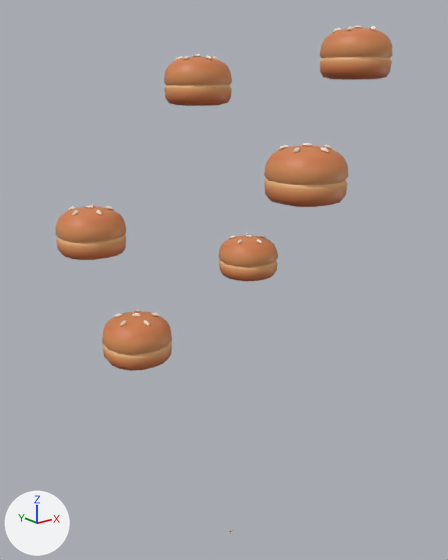
Before and after pictures for a commit that changed the Blender file art_models/tree2bun1.blend.
One viewpoint serves both versions: a 50 mm lens placed at (-4.09, -4.98, 5.32), pointed at (-0.15, -0.05, 3.35). Every picture has the same lights, and +X, +Y and +Z are marked at lower left. The first picture is the older version.

In view in the first picture: 'food_ingredient_bun_Cube.001', 'food_ingredient_bun_Cube.007', 'food_ingredient_bun_Cube.008', 'food_ingredient_bun_Cube.009', 'food_ingredient_bun_Cube.010', 'food_ingredient_bun_Cube.011'.
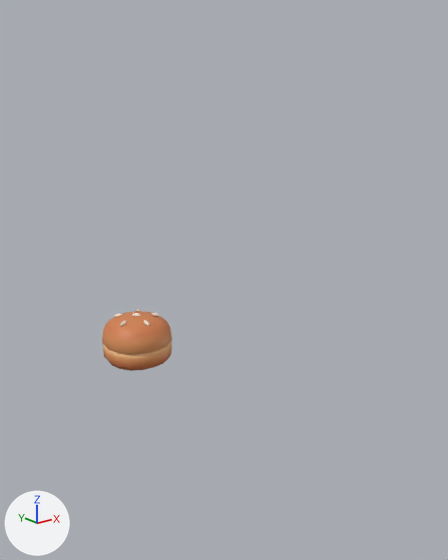
The newer file is also turned or shifted as a whole; pictures and numbers use the older file's frame.

Changed parts and their boxes [x1, y1, x2, y2] in the pictures (448 x 560 px):
'food_ingredient_bun_Cube.011', deleted (orange)
    before: [264, 143, 348, 207]
'food_ingredient_bun_Cube.007', deleted (orange)
    before: [320, 26, 393, 80]
'food_ingredient_bun_Cube.001', deleted (orange)
    before: [55, 204, 126, 260]
'food_ingredient_bun_Cube.010', deleted (orange)
    before: [164, 54, 232, 106]
'food_ingredient_bun_Cube.009', deleted (orange)
    before: [219, 233, 278, 281]

The change in detail:
Object 'food_ingredient_bun_Cube.007' (ob_food_ingredient_bun_cube_007) is deleted.
Object 'food_ingredient_bun_Cube.009' (ob_food_ingredient_bun_cube_009) is deleted.
Object 'food_ingredient_bun_Cube.010' (ob_food_ingredient_bun_cube_010) is deleted.
Object 'food_ingredient_bun_Cube.011' (ob_food_ingredient_bun_cube_011) is deleted.
Object 'food_ingredient_bun_Cube.001' (ob_food_ingredient_bun_cube_001) is deleted.
